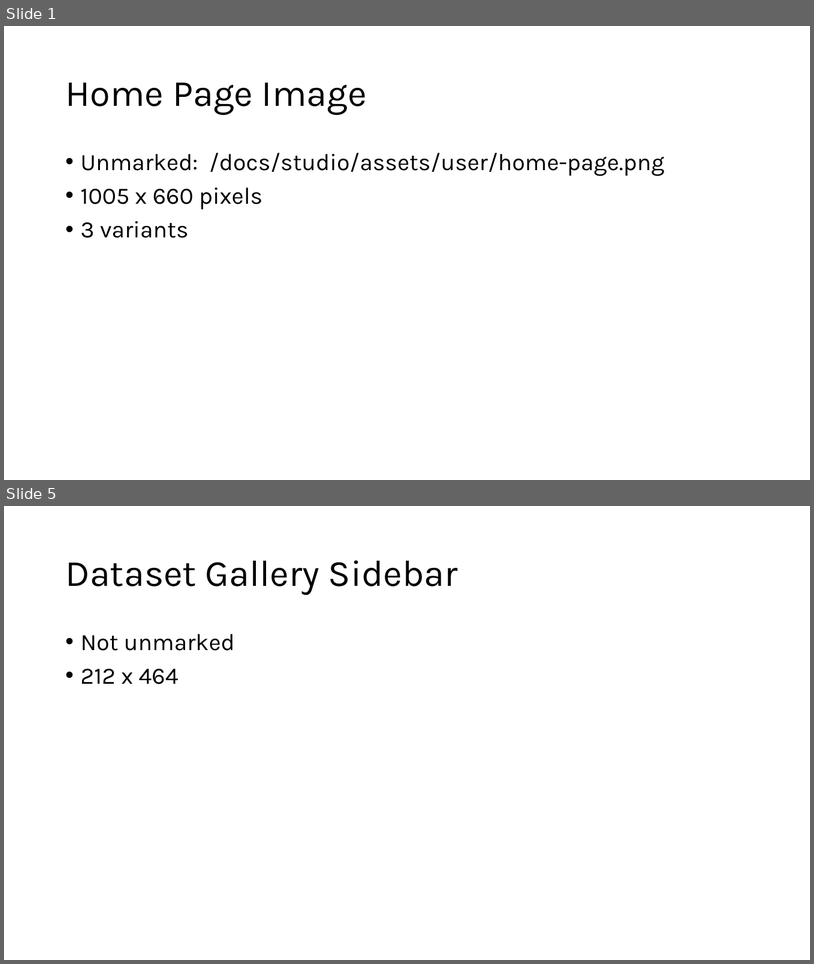
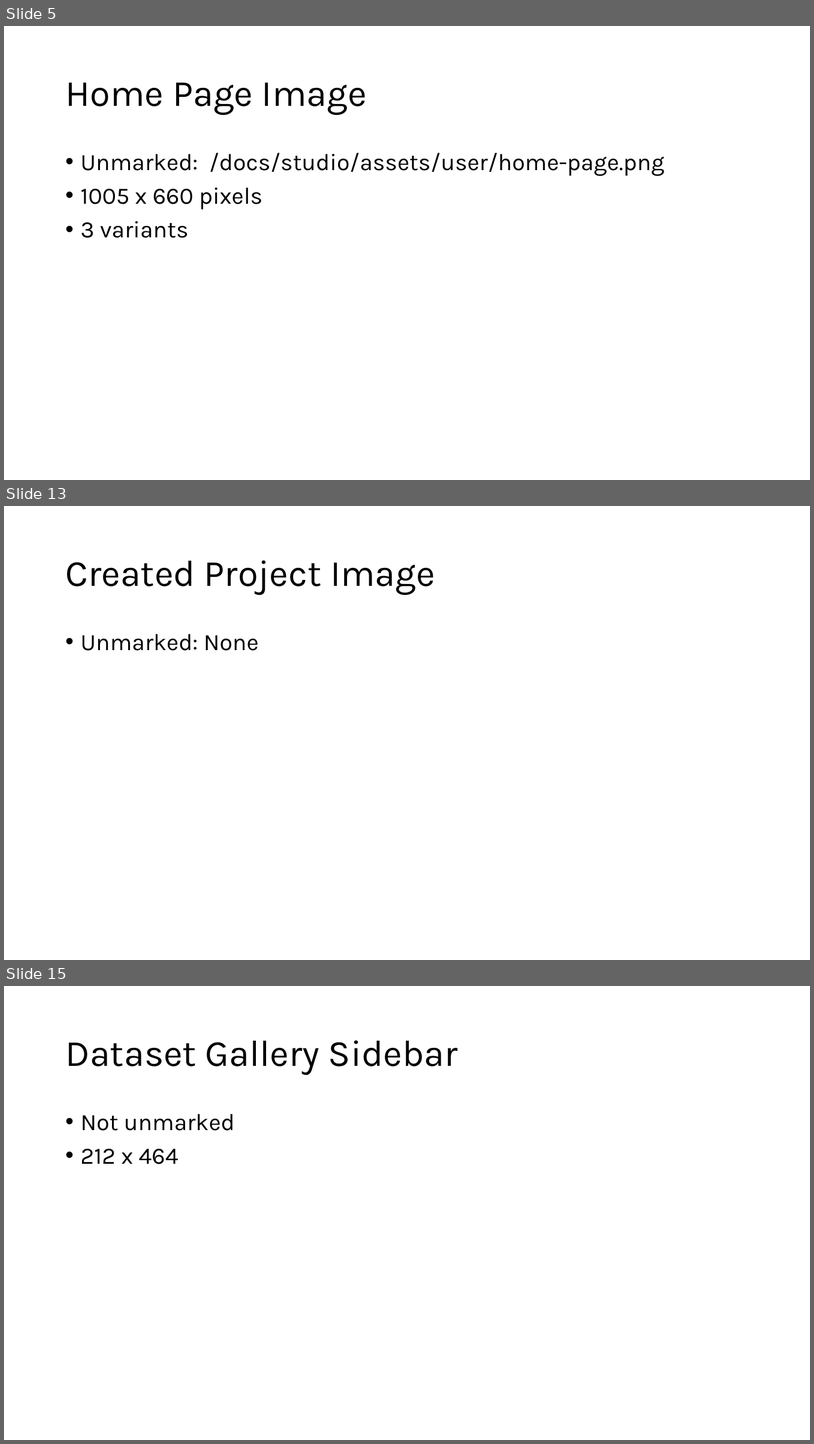
Before and after one commit to EdgeFirstAI/documentation, a slide deck: images_with_layers.pptx. Shown one above the other, each under a label of ours: slides 1 and 5 before the commit, slides 5, 13 and 15 after it; the slides between them are not shown. The pictures are 814x964 and 814x1444 pixels, drawn with LibreOffice and Linux fonts; fonts in the diff are those of the drawing. Boxes give left, top, right and bottom in pixels: in the first picture for what was removed or moved away, otherwise in the second. Text is boxed around its words. In the diff, an @@ line names an element or a change of style, - is before the commit and + after.

Commit message:
[DE-2265]: Added instructions for splitting and verifying the dataset. Made dataset splitting a discrete documentation. Added steps for navigating to the Projects. Updating screenshots for the email verification, login, and main projects page that seemed to be quite different now.

```diff
--- a/images_with_layers.pptx
+++ b/images_with_layers.pptx
@@ slide 13 added at [4,506,810,960], background #FFFFFF @@
@@ title added at [65,560,435,595], 44 pt, text #000000 @@
+Created Project Image
@@ text added at [81,634,259,651], 28 pt, text #000000 @@
+• Unmarked: None
@@ what was slide 1 is now slide 5 @@
@@ what was slide 5 is now slide 15 @@
```
Also in this commit, not shown: 2 slides changed, 10 other slides added, 1 slide removed, 18 other files.
